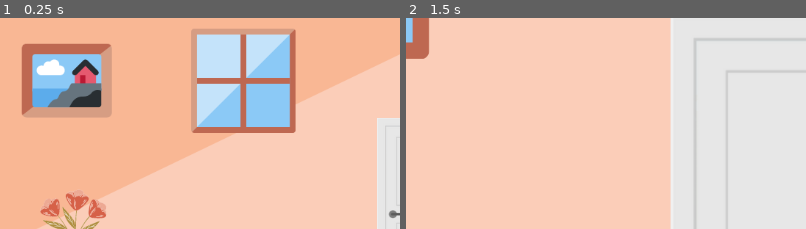
Above: before the commit, frames 1-2 (left to right).
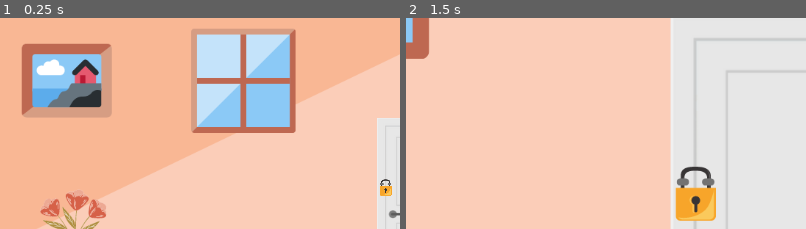
Above: after the commit, the same moments.

Repository: romanzes/godot-escape-room
Game: Godot game, scene res://Game.tscn
The game is run twice, just before and just after one commit, with the same random seed, the same clock (stepped at 60 frames per second) and the same inputs.
Inputs (mouse positions are % of the whole screen's width and height, from its top left):
- Up to frame 1 (0.25 s): no input
- Up to frame 2 (1.5 s): tap Enter at 0.5 s; move the mouse to (67, 61) at 0.52 s; click (67, 61) at 0.67 s; tap Space at 1.25 s; move the mouse to (30, 55) at 1.27 s; click (30, 55) at 1.42 s
The pictures show only the part of the screen within x 14-64%, y 18-68%; the shares and areas given below are measured in that part.

The runs differ from the first frame. In frame 1, 0.2% of the frame differs, in the area x 95-98%, y 76-85%; in frame 2, 2.1%, in the area x 67-78%, y 70-97%.

Commit message:
Put a lock on the door

Diff:
--- a/Door_Closeup.tscn
+++ b/Door_Closeup.tscn
@@ -1,24 +1,31 @@
-[gd_scene load_steps=5 format=2]
+[gd_scene load_steps=7 format=2]
 
 [ext_resource path="res://images/arrow_back.png" type="Texture" id=1]
 [ext_resource path="res://images/door_closeup.png" type="Texture" id=2]
+[ext_resource path="res://images/lock_top_part.png" type="Texture" id=3]
+[ext_resource path="res://images/lock_bottom_part.png" type="Texture" id=4]
+[ext_resource path="res://images/door_lock_thingy.png" type="Texture" id=5]
 [ext_resource path="res://Teleport.tscn" type="PackedScene" id=8]
-
-[sub_resource type="Animation" id=1]
-resource_name = "door_swinging"
-length = 4.0
-loop = true
 
 [node name="Node2D" type="Node2D"]
 
-[node name="Wall1" type="Sprite" parent="."]
+[node name="Wall" type="Sprite" parent="."]
 texture = ExtResource( 2 )
 centered = false
+
+[node name="LockTopPart" type="Sprite" parent="Wall"]
+position = Vector2( 549, 324 )
+texture = ExtResource( 3 )
+
+[node name="DoorLockThingy" type="Sprite" parent="Wall"]
+position = Vector2( 549, 327 )
+texture = ExtResource( 5 )
+
+[node name="LockBottomPart" type="Sprite" parent="Wall"]
+position = Vector2( 549, 357 )
+texture = ExtResource( 4 )
 
 [node name="ArrowBack" parent="." instance=ExtResource( 8 )]
 position = Vector2( 459, 540 )
 texture = ExtResource( 1 )
 scene_path = "res://Wall1.tscn"
-
-[node name="AnimationPlayer" type="AnimationPlayer" parent="."]
-anims/door_swinging = SubResource( 1 )
--- a/Wall1.tscn
+++ b/Wall1.tscn
@@ -11,6 +11,9 @@
 [ext_resource path="res://images/arrow_left.png" type="Texture" id=9]
 [ext_resource path="res://images/door_open.png" type="Texture" id=10]
 [ext_resource path="res://Wall1.gd" type="Script" id=11]
+[ext_resource path="res://images/lock_top_part.png" type="Texture" id=12]
+[ext_resource path="res://images/lock_bottom_part.png" type="Texture" id=13]
+[ext_resource path="res://images/door_lock_thingy.png" type="Texture" id=14]
 
 [sub_resource type="Animation" id=1]
 resource_name = "door_swinging"
@@ -71,7 +74,7 @@
 [node name="Node2D" type="Node2D"]
 script = ExtResource( 11 )
 
-[node name="Wall1" type="Sprite" parent="."]
+[node name="Wall" type="Sprite" parent="."]
 texture = ExtResource( 1 )
 centered = false
 
@@ -105,4 +108,19 @@
 [node name="CollisionShape2D" type="CollisionShape2D" parent="Door/Area2D"]
 shape = SubResource( 2 )
 
+[node name="LockTopPart" type="Sprite" parent="Door"]
+position = Vector2( -51.45, -20.3 )
+scale = Vector2( 0.3, 0.3 )
+texture = ExtResource( 12 )
+
+[node name="DoorLockThingy" type="Sprite" parent="Door"]
+position = Vector2( -51.45, -19.3 )
+scale = Vector2( 0.3, 0.3 )
+texture = ExtResource( 14 )
+
+[node name="LockBottomPart" type="Sprite" parent="Door"]
+position = Vector2( -51.45, -10.3 )
+scale = Vector2( 0.3, 0.3 )
+texture = ExtResource( 13 )
+
 [connection signal="input_event" from="Door/Area2D" to="." method="_on_Door_input_event"]
--- a/Wall2.tscn
+++ b/Wall2.tscn
@@ -11,7 +11,7 @@
 [node name="Node2D" type="Node2D"]
 script = ExtResource( 5 )
 
-[node name="Wall1" type="Sprite" parent="."]
+[node name="Wall" type="Sprite" parent="."]
 texture = ExtResource( 1 )
 centered = false
 
--- a/Wall3.tscn
+++ b/Wall3.tscn
@@ -11,7 +11,7 @@
 [node name="Node2D" type="Node2D"]
 script = ExtResource( 5 )
 
-[node name="Wall1" type="Sprite" parent="."]
+[node name="Wall" type="Sprite" parent="."]
 texture = ExtResource( 1 )
 centered = false
 
--- a/Wall4.tscn
+++ b/Wall4.tscn
@@ -7,7 +7,7 @@
 
 [node name="Node2D" type="Node2D"]
 
-[node name="Wall1" type="Sprite" parent="."]
+[node name="Wall" type="Sprite" parent="."]
 texture = ExtResource( 1 )
 centered = false
 
Not shown: 1 places in Wall1.tscn that only renumber resources
